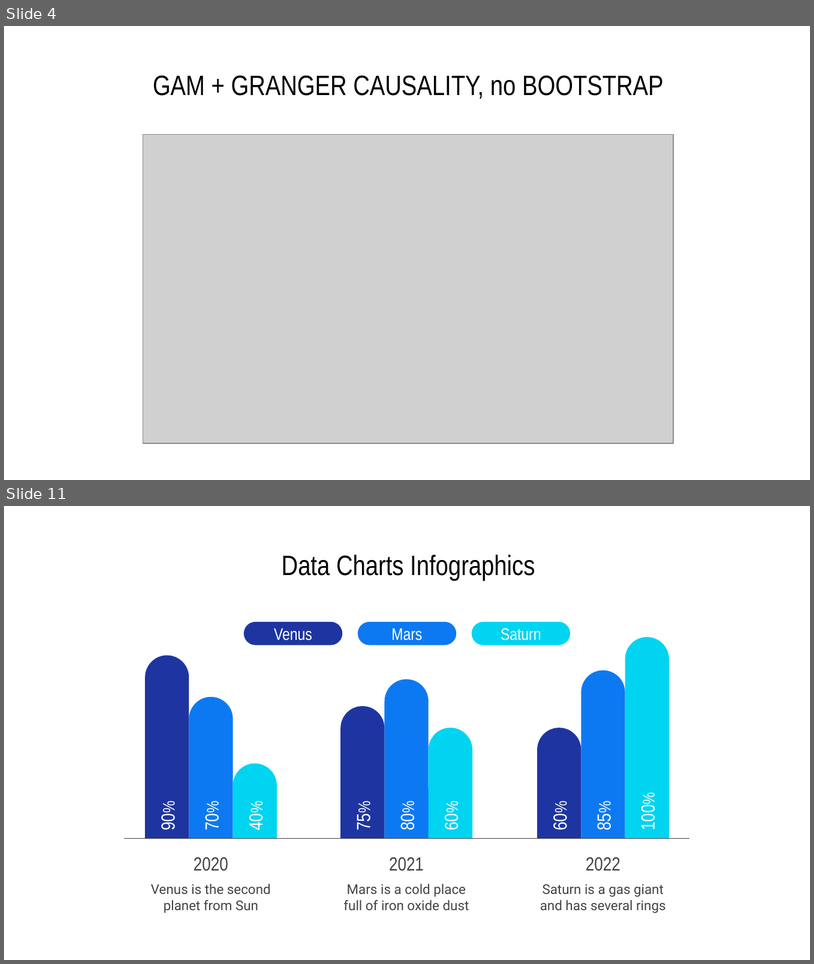
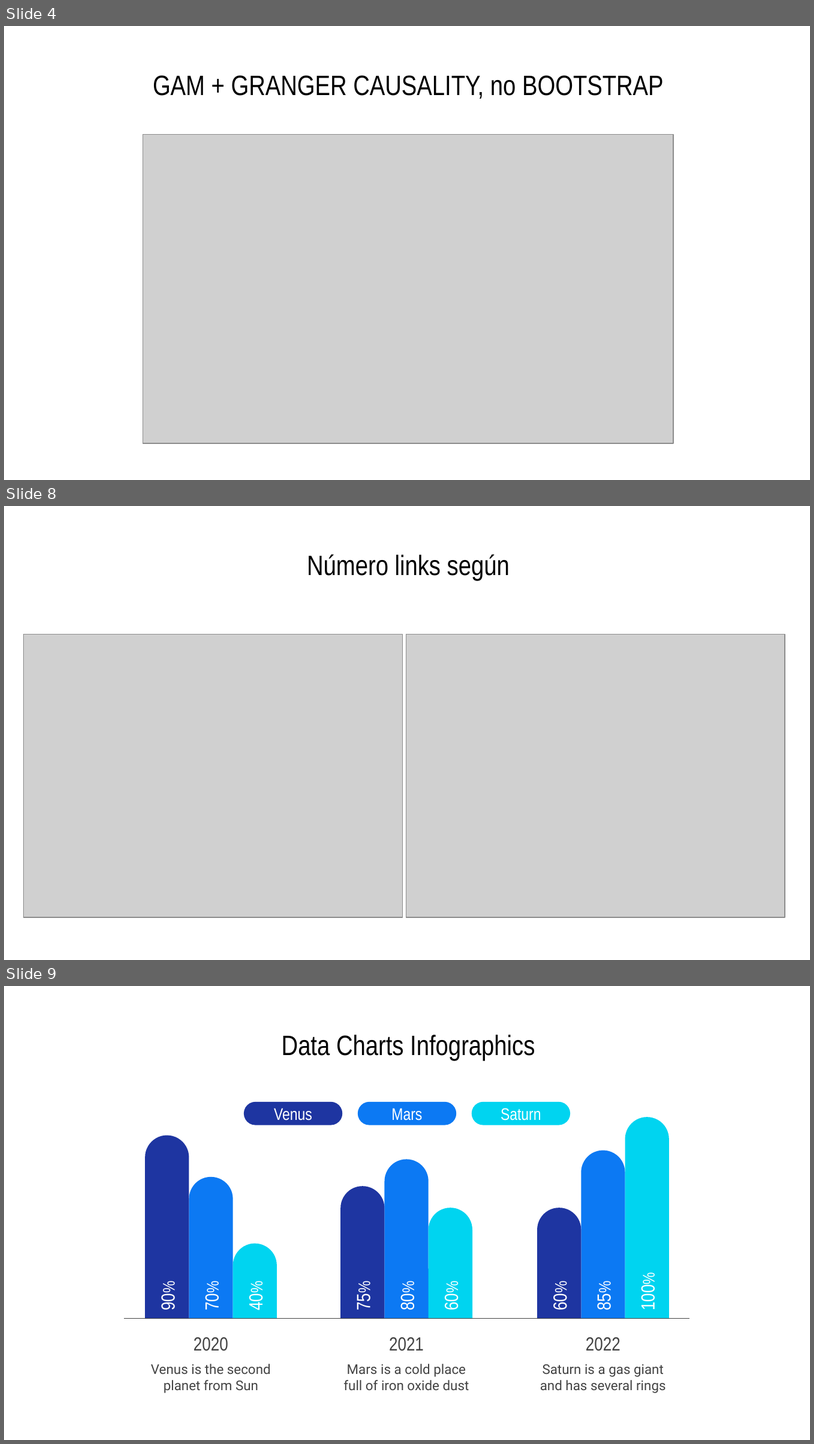
Before and after one commit to anacanoherranz/TFM, a slide deck: plots resumen resultados.pptx. Shown one above the other, each under a label of ours: slides 4 and 11 before the commit, slides 4, 8 and 9 after it; the slides between them are not shown. The pictures are 814x964 and 814x1444 pixels, drawn with LibreOffice and Linux fonts; fonts in the diff are those of the drawing; grey boxes stand for pictures. Boxes give left, top, right and bottom in pixels: in the first picture for what was removed or moved away, otherwise in the second. Text is boxed around its words. In the diff, an @@ line names an element or a change of style, - is before the commit and + after.

```diff
--- a/plots resumen resultados.pptx
+++ b/plots resumen resultados.pptx
@@ slide 8 added at (4,506,810,960), background #FFFFFF @@
@@ title added at (307,554,510,580), 25 pt, text #000000 @@
+Número links según
@@ picture added at (23,634,402,917) @@
@@ picture added at (407,634,785,917) @@
@@ what was slide 11 is now slide 9 @@
```
Also in this commit, not shown: 3 other slides added, 6 slides removed, 18 other files.
